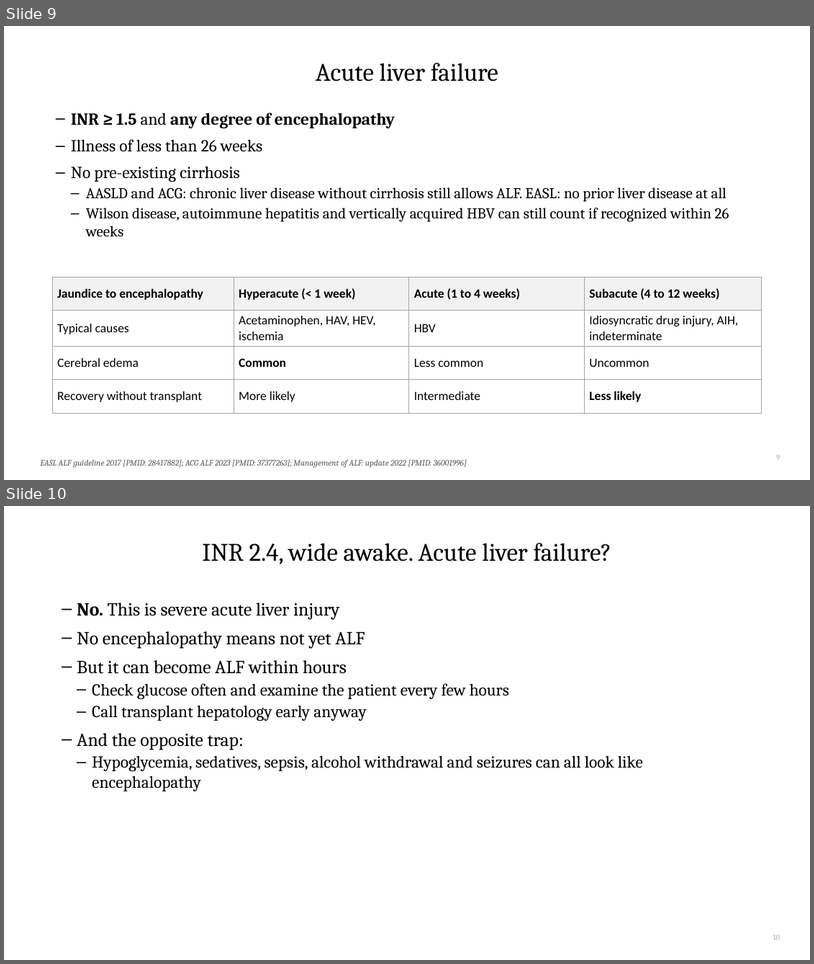
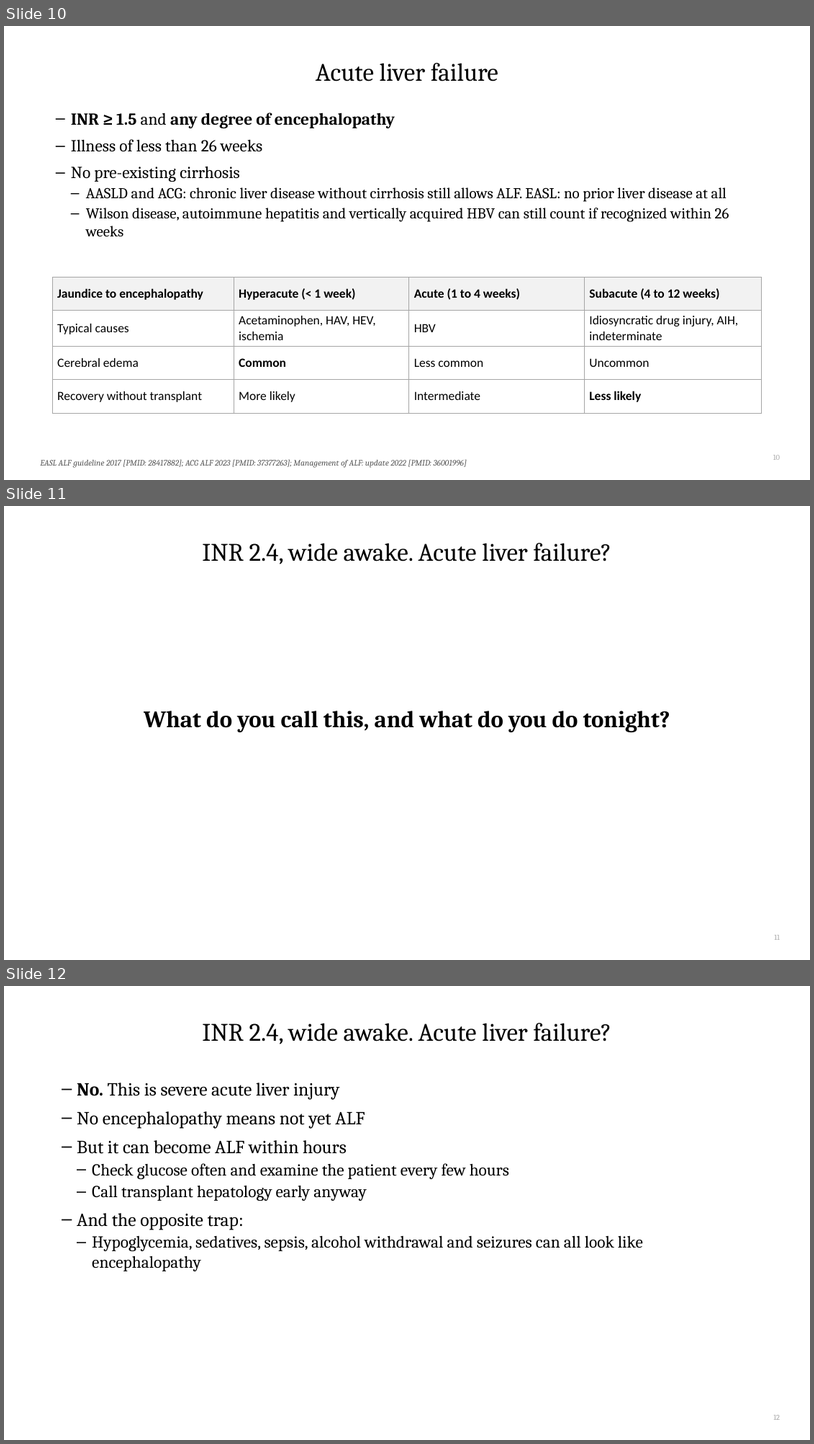
Before and after one commit to qaddodi/mohammad-almeqdadi-lectures, a slide deck: lectures/acute-liver-failure-aclf-in-icu/ALF and ACLF in the ICU.pptx. Shown one above the other, each under a label of ours: slides 9 and 10 before the commit, slides 10, 11 and 12 after it. The pictures are 814x964 and 814x1444 pixels, drawn with LibreOffice and Linux fonts; fonts in the diff are those of the drawing. Boxes give left, top, right and bottom in pixels: in the first picture for what was removed or moved away, otherwise in the second. Text is boxed around its words. In the diff, an @@ line names an element or a change of style, - is before the commit and + after.

```diff
--- a/lectures/acute-liver-failure-aclf-in-icu/ALF and ACLF in the ICU.pptx
+++ b/lectures/acute-liver-failure-aclf-in-icu/ALF and ACLF in the ICU.pptx
@@ slide 11 added at (4, 506, 810, 960), background #FFFFFF @@
@@ title added at (202, 543, 612, 564), 30 pt, text #000000 @@
+INR 2.4, wide awake. Acute liver failure?
@@ text added at (144, 710, 671, 732), 28 pt, text #000000, bold @@
+What do you call this, and what do you do tonight?
@@ page number added at (774, 934, 780, 939), 9 pt, text #A6A6A6 @@
+11
@@ what was slide 9 is now slide 10 @@
@@ page number at (774, 454, 780, 459): text changed @@
-9
+10
@@ what was slide 10 is now slide 12 @@
@@ page number at (774, 1414, 780, 1419): text changed @@
-10
+12
```
Also in this commit, not shown: 10 slides changed, 20 other slides added, 2 other files.
